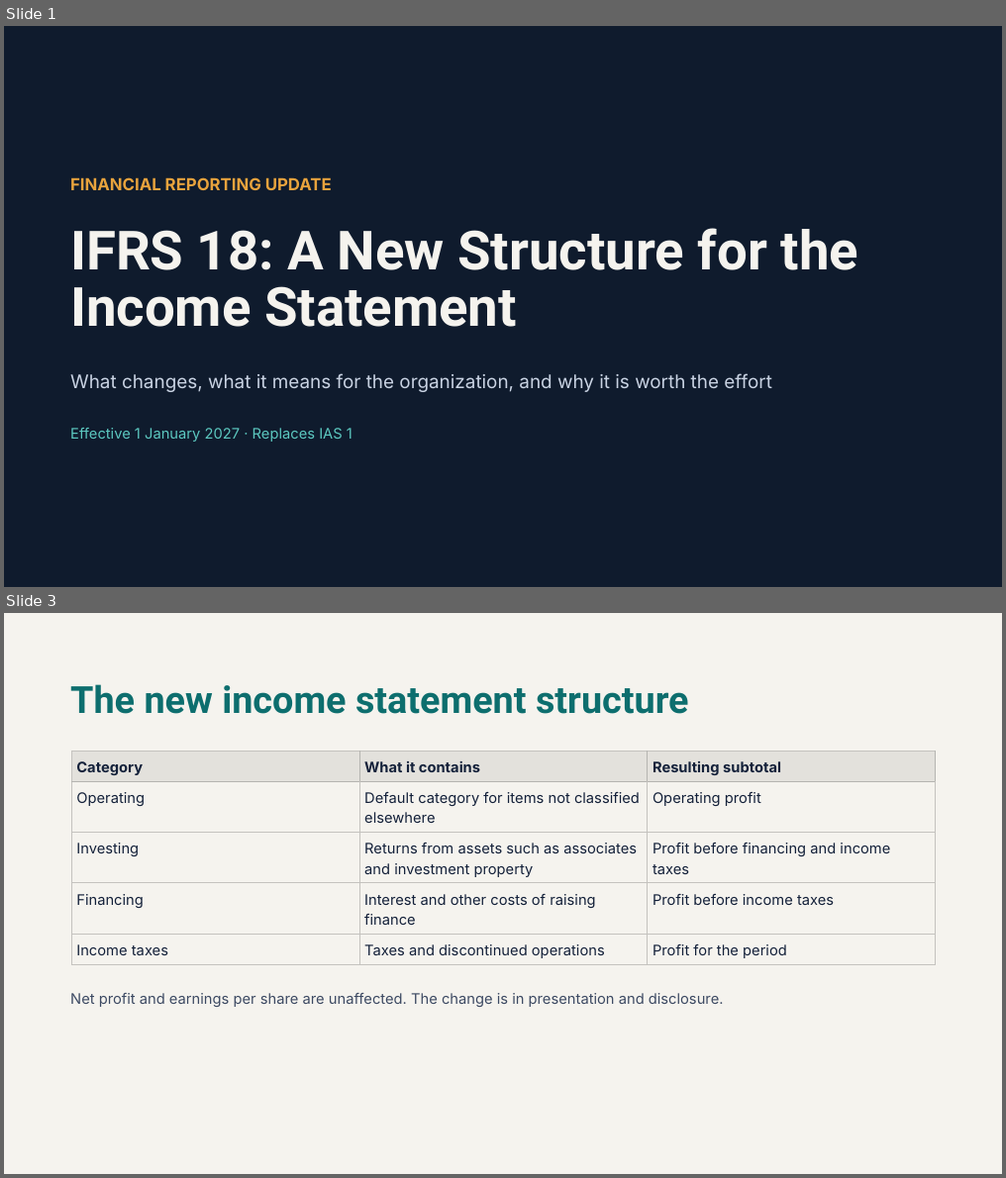
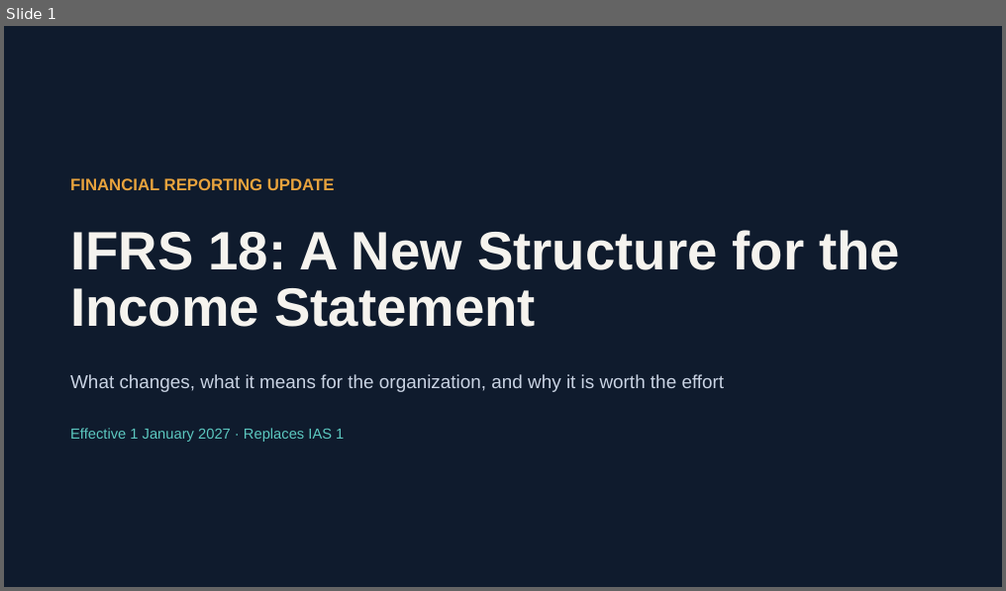
Before and after one commit to arbazm226/arbaz-portfolio, a slide deck: public/Documents/IFRS-18-Changes-Impact-and-Benefits.pptx. Shown one above the other, each under a label of ours: slides 1 and 3 before the commit, slide 1 after it; the slides between them are not shown. The pictures are 1006x1178 and 1006x591 pixels, drawn with LibreOffice and Linux fonts; fonts in the diff are those of the drawing. Boxes give left, top, right and bottom in pixels: in the first picture for what was removed or moved away, otherwise in the second. Text is boxed around its words. In the diff, an @@ line names an element or a change of style, - is before the commit and + after.

Commit message:
Update IFRS 18 presentation

```diff
--- a/public/Documents/IFRS-18-Changes-Impact-and-Benefits.pptx
+++ b/public/Documents/IFRS-18-Changes-Impact-and-Benefits.pptx
@@ slide 3 removed at [4,613,1002,1174], background #F5F3EE @@
@@ title removed at [70,684,689,714] @@
-The new income statement structure
@@ table removed at [71,751,936,962], 5 rows, 3 columns @@
-Category | What it contains | Resulting subtotal
-Operating | Default category for items not classified elsewhere | Operating profit
-Investing | Returns from assets such as associates and investment property | Profit before financing and income taxes
-Financing | Interest and other costs of raising finance | Profit before income taxes
-Income taxes | Taxes and discontinued operations | Profit for the period
@@ text removed at [70,993,724,1007] @@
-Net profit and earnings per share are unaffected. The change is in presentation and disclosure.
@@ slide 1 changed as well @@
@@ title "IFRS 18: A New Structure ..." at [70,230,900,327]: font Roboto to Arial @@
@@ font Inter to Arial in 3 elements at [70,178,335,190], [70,374,725,392], [70,428,344,442] @@
```
Also in this commit, not shown: 3 other slides changed, 9 slides added, 1 other slide removed.
